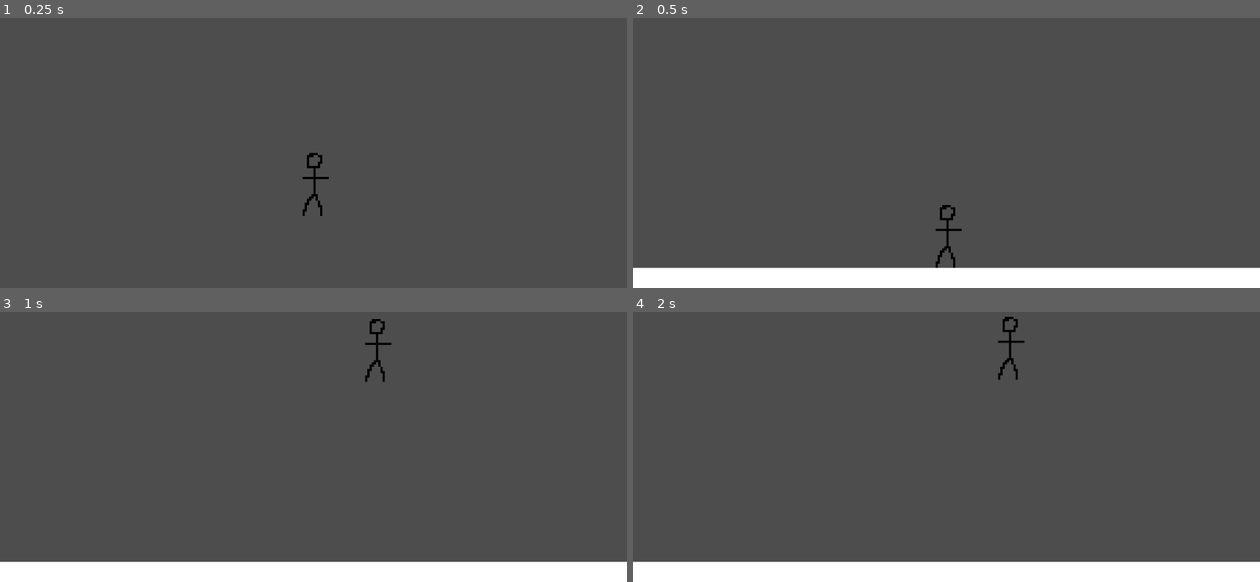
Above: before the commit, frames 1-4 (two rows, left to right).
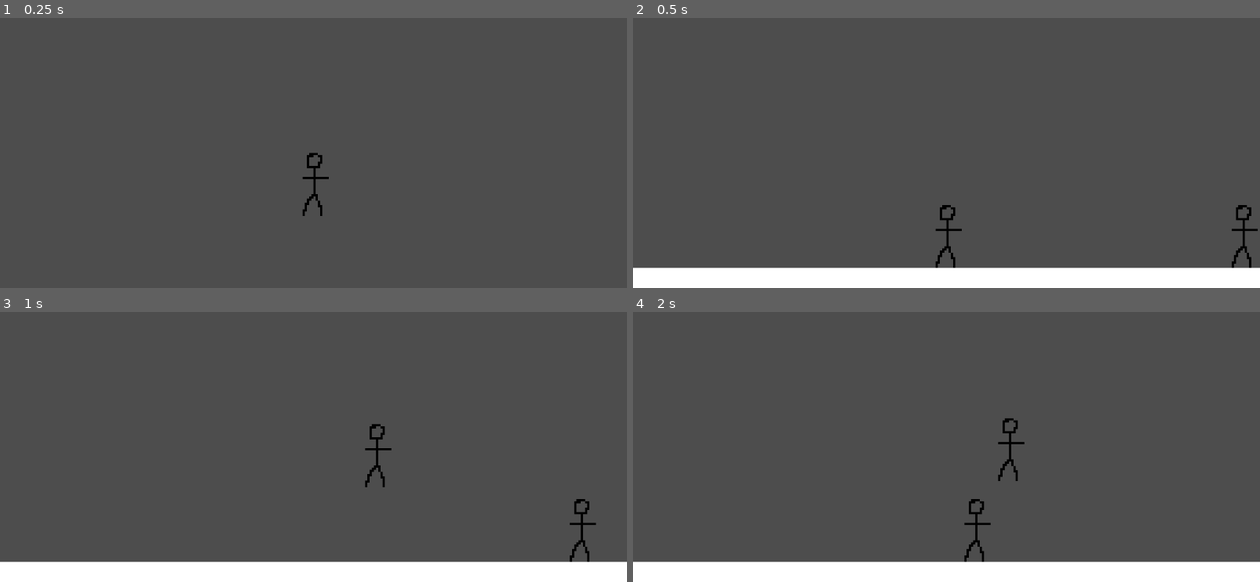
Above: after the commit, the same moments.

Repository: MastersUniversity/Stealth-Platformer
Game: Godot game, scene res://main_game.tscn
The game is run twice, just before and just after one commit, with the same random seed, the same clock (stepped at 60 frames per second) and the same inputs.
Inputs:
- Up to frame 1 (0.25 s): no input
- Up to frame 2 (0.5 s): no input
- Up to frame 3 (1 s): tap Enter (ui_accept) at 0.5, 0.77 s; hold Right (ui_right) from 0.53 s (still down)
- Up to frame 4 (2 s): keep holding Right (ui_right); tap Enter (ui_accept) at 1.52 s

Frame 1 is identical in both runs. In frame 2, 0.2% of the frame differs, in the area x 95-100%, y 69-93%; in frame 3, 0.7%, in the area x 58-96%, y 2-93%; in frame 4, 0.7%.

Commit message:
Basic Enemy and Tweaks
Adjusted player movement to feel better. Added enemy that will walk forward when the player enters its field of view.

Diff:
--- /dev/null
+++ b/Scenes/Characters/Civilian/Civilian.gd
@@ -0,0 +1,33 @@
+extends CharacterBody2D
+
+
+const SPEED = 200.0
+const JUMP_VELOCITY = -400.0
+
+# Get the gravity from the project settings to be synced with RigidBody nodes.
+var gravity = ProjectSettings.get_setting("physics/2d/default_gravity")
+var pursuing = false
+@export var player = Node2D
+
+func _physics_process(delta):
+
+
+	if not is_on_floor():
+		velocity.y += gravity * delta
+
+	if pursuing:
+		velocity.x = move_toward(velocity.x, -SPEED, 1)
+	else:
+		velocity.x = move_toward(velocity.x, 0, 2)
+
+	move_and_slide()
+
+
+func _on_area_2d_body_entered(body):
+	if body == player:
+		pursuing = true
+
+
+func _on_area_2d_body_exited(body):
+	if body == player:
+		pursuing = false
--- /dev/null
+++ b/Scenes/Characters/Civilian/civilian.tscn
@@ -0,0 +1,27 @@
+[gd_scene load_steps=4 format=3 uid="uid://1nlrgjcqd8vd"]
+
+[ext_resource type="Script" path="res://Scenes/Characters/Civilian/Civilian.gd" id="1_fb1r2"]
+[ext_resource type="Texture2D" uid="uid://b541242e51dv2" path="res://Assets/Sprites/Characters/Player/Player_Temp.png" id="2_xbji2"]
+
+[sub_resource type="RectangleShape2D" id="RectangleShape2D_mulqo"]
+size = Vector2(12, 29)
+
+[node name="Civilian" type="CharacterBody2D"]
+script = ExtResource("1_fb1r2")
+
+[node name="PlayerTemp" type="Sprite2D" parent="."]
+texture_filter = 1
+position = Vector2(0, 1)
+texture = ExtResource("2_xbji2")
+
+[node name="CollisionShape2D" type="CollisionShape2D" parent="."]
+position = Vector2(1, 1.5)
+shape = SubResource("RectangleShape2D_mulqo")
+
+[node name="Area2D" type="Area2D" parent="."]
+
+[node name="CollisionPolygon2D" type="CollisionPolygon2D" parent="Area2D"]
+polygon = PackedVector2Array(0, -10, -128, -88, -128, 80)
+
+[connection signal="body_entered" from="Area2D" to="." method="_on_area_2d_body_entered"]
+[connection signal="body_exited" from="Area2D" to="." method="_on_area_2d_body_exited"]
--- a/Scenes/Characters/Player/Player.gd
+++ b/Scenes/Characters/Player/Player.gd
@@ -2,7 +2,7 @@
 
 
 const SPEED = 100.0
-const JUMP_VELOCITY = -400.0
+const JUMP_VELOCITY = -300.0
 
 # Get the gravity from the project settings to be synced with RigidBody nodes.
 var gravity = ProjectSettings.get_setting("physics/2d/default_gravity")
@@ -21,8 +21,11 @@
 	# As good practice, you should replace UI actions with custom gameplay actions.
 	var direction = Input.get_axis("ui_left", "ui_right")
 	if direction:
-		velocity.x = direction * SPEED
+		velocity.x = move_toward(velocity.x, direction * SPEED, SPEED/10)
 	elif is_on_floor():
 		velocity.x = move_toward(velocity.x, 0, SPEED)
+	else:
+		velocity.x = move_toward(velocity.x, 0, SPEED/30)
+
 
 	move_and_slide()
--- a/Scenes/Characters/Player/player.tscn
+++ b/Scenes/Characters/Player/player.tscn
@@ -6,20 +6,18 @@
 [sub_resource type="RectangleShape2D" id="RectangleShape2D_wpwwp"]
 size = Vector2(12, 29)
 
-[node name="Node2D" type="Node2D"]
-
-[node name="Player" type="CharacterBody2D" parent="."]
+[node name="Player" type="CharacterBody2D"]
 script = ExtResource("1_875am")
 
-[node name="PlayerTemp" type="Sprite2D" parent="Player"]
+[node name="PlayerTemp" type="Sprite2D" parent="."]
 texture_filter = 1
 texture = ExtResource("1_u40yy")
 
-[node name="CollisionShape2D" type="CollisionShape2D" parent="Player"]
+[node name="CollisionShape2D" type="CollisionShape2D" parent="."]
 position = Vector2(1, 0.5)
 shape = SubResource("RectangleShape2D_wpwwp")
 
-[node name="Camera2D" type="Camera2D" parent="Player"]
+[node name="Camera2D" type="Camera2D" parent="."]
 zoom = Vector2(4, 4)
 position_smoothing_speed = 10.0
 drag_horizontal_enabled = true
--- a/main_game.tscn
+++ b/main_game.tscn
@@ -1,6 +1,7 @@
-[gd_scene load_steps=3 format=3 uid="uid://drqpqovxyoife"]
+[gd_scene load_steps=4 format=3 uid="uid://drqpqovxyoife"]
 
-[ext_resource type="PackedScene" uid="uid://ksf6wtl1u018" path="res://Scenes/Characters/Player/player.tscn" id="1_uq5nr"]
+[ext_resource type="PackedScene" uid="uid://clmjvxbb85c33" path="res://Scenes/Characters/Player/player.tscn" id="1_uq5nr"]
+[ext_resource type="PackedScene" uid="uid://1nlrgjcqd8vd" path="res://Scenes/Characters/Civilian/civilian.tscn" id="2_1xkmb"]
 
 [sub_resource type="RectangleShape2D" id="RectangleShape2D_vayp2"]
 size = Vector2(1152, 176)
@@ -20,4 +21,8 @@
 offset_right = 575.0
 offset_bottom = 88.0
 
-[node name="Node2D" parent="." instance=ExtResource("1_uq5nr")]
+[node name="Civilian" parent="." node_paths=PackedStringArray("player") instance=ExtResource("2_1xkmb")]
+position = Vector2(136, 104)
+player = NodePath("../Player")
+
+[node name="Player" parent="." instance=ExtResource("1_uq5nr")]
Not shown: 1 places in Scenes/Characters/Player/player.tscn that only renumber resources
